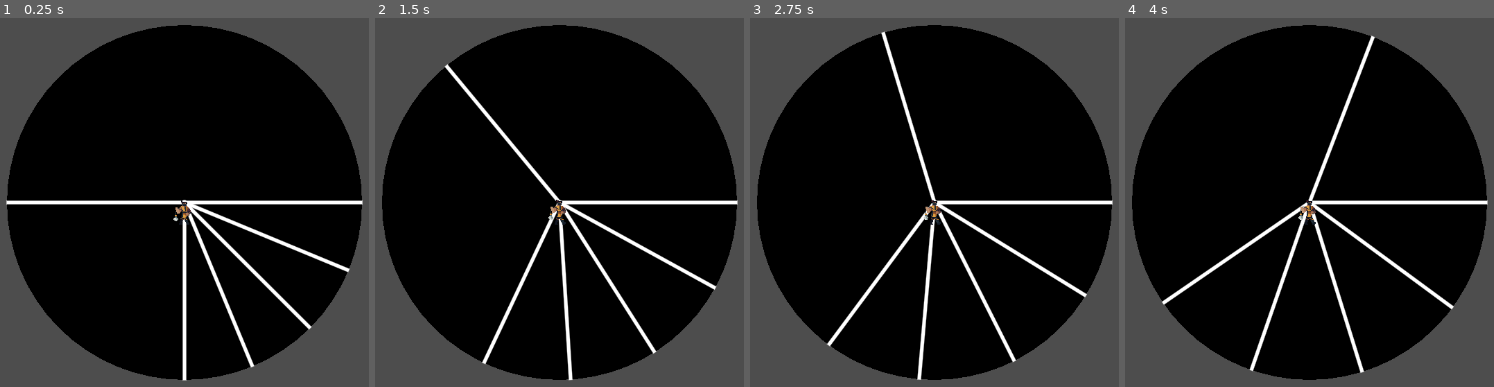
Above: before the commit, frames 1-4 (left to right).
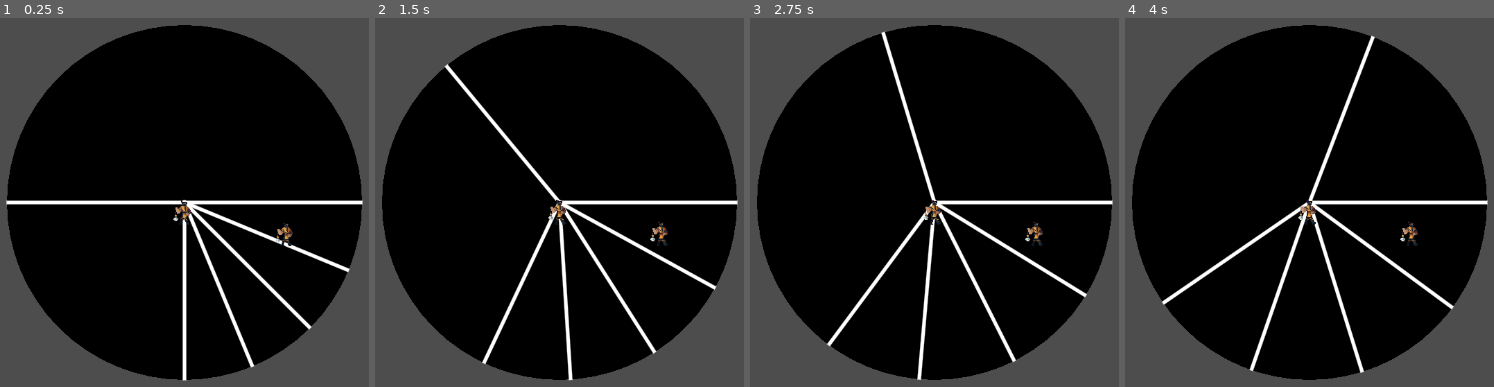
Above: after the commit, the same moments.

Repository: damon3169/WheelsWill
Game: Godot game, scene res://Scenes/MainScene.tscn
Two runs of this game, one before a commit and one after it. Both use one fixed random seed, a clock stepped at 60 frames per second and the inputs below.
Inputs:
- Up to frame 1 (0.25 s): no input
- Up to frame 2 (1.5 s): tap Enter at 0.5 s; hold Right (move_right, bound only after the commit) 0.53-1.28 s; hold A (addTest) 0.53-1.28 s; tap Space at 1.25 s; hold Down (move_down, bound only after the commit) from 1.28 s (still down); tap A (addTest) at 1.35 s
- Up to frame 3 (2.75 s): tap Enter at 2 s; release Down (move_down, bound only after the commit) at 2.03 s; hold Right (move_right, bound only after the commit) from 2.03 s (still down); hold A (addTest) from 2.03 s (still down)
- Up to frame 4 (4 s): tap Space at 2.75 s; release Right (move_right, bound only after the commit) at 2.78 s; release A (addTest) at 2.78 s; hold Up (move_up, bound only after the commit) 2.78-3.53 s; tap A (addTest) at 2.85 s; tap Enter at 3.5 s; hold Left (move_left, bound only after the commit) from 3.53 s (still down); hold A (addTest) from 3.53 s (still down)

The runs differ from the first frame. In frame 1, 0.2% of the frame differs, in the area x 74-80%, y 55-62%; in frame 2, 0.2%; in frame 3, 0.2%; in frame 4, 0.2%.

Commit message:
2 player coop

Diff:
--- a/wheels-will/Scenes/MainScene.tscn
+++ b/wheels-will/Scenes/MainScene.tscn
@@ -10,4 +10,8 @@
 
 [node name="Player" parent="." unique_id=1950543396 instance=ExtResource("2_tr2i4")]
 
+[node name="Player2" parent="." unique_id=630362392 instance=ExtResource("2_tr2i4")]
+position = Vector2(147, 31)
+player_index = 1
+
 [node name="Camera2D" type="Camera2D" parent="." unique_id=822558824]
--- a/wheels-will/Scenes/player.tscn
+++ b/wheels-will/Scenes/player.tscn
@@ -121,7 +121,7 @@
 sprite_frames = SubResource("SpriteFrames_7dp3o")
 animation = &"Walking"
 autoplay = "Idle"
-frame_progress = 0.3389658
+frame_progress = 0.24258442
 
 [node name="CollisionShape2D" type="CollisionShape2D" parent="." unique_id=1663686894]
 position = Vector2(0, 15)
--- a/wheels-will/Scenes/player_movement.gd
+++ b/wheels-will/Scenes/player_movement.gd
@@ -1,12 +1,17 @@
 extends CharacterBody2D
 
-
+@export var player_index = 0;
 @export var movement_speed : float = 500
 var character_direction : Vector2
 
 func _physics_process(delta: float):
-	character_direction.x = Input.get_axis("move_left", "move_right")
-	character_direction.y = Input.get_axis("move_up", "move_down")
+	character_direction.x = Input.get_joy_axis(player_index, JOY_AXIS_LEFT_X)
+	if character_direction.x < 0.2 && character_direction.x > -0.2:
+		character_direction.x = 0
+	character_direction.y = Input.get_joy_axis(player_index, JOY_AXIS_LEFT_Y)
+	if character_direction.y < 0.2 && character_direction.y > -0.2:
+		character_direction.y = 0
+	character_direction = character_direction.normalized()
 
 	#flip
 	if character_direction.x > 0: %sprite.flip_h = false
--- a/wheels-will/project.godot
+++ b/wheels-will/project.godot
@@ -25,21 +25,25 @@
 move_up={
 "deadzone": 0.2,
 "events": [Object(InputEventJoypadMotion,"resource_local_to_scene":false,"resource_name":"","device":-1,"axis":1,"axis_value":-1.0,"script":null)
+, Object(InputEventKey,"resource_local_to_scene":false,"resource_name":"","device":0,"window_id":0,"alt_pressed":false,"shift_pressed":false,"ctrl_pressed":false,"meta_pressed":false,"pressed":false,"keycode":4194320,"physical_keycode":0,"key_label":0,"unicode":0,"location":0,"echo":false,"script":null)
 ]
 }
 move_down={
 "deadzone": 0.2,
 "events": [Object(InputEventJoypadMotion,"resource_local_to_scene":false,"resource_name":"","device":-1,"axis":1,"axis_value":1.0,"script":null)
+, Object(InputEventKey,"resource_local_to_scene":false,"resource_name":"","device":0,"window_id":0,"alt_pressed":false,"shift_pressed":false,"ctrl_pressed":false,"meta_pressed":false,"pressed":false,"keycode":4194322,"physical_keycode":0,"key_label":0,"unicode":0,"location":0,"echo":false,"script":null)
 ]
 }
 move_left={
 "deadzone": 0.2,
 "events": [Object(InputEventJoypadMotion,"resource_local_to_scene":false,"resource_name":"","device":-1,"axis":0,"axis_value":-1.0,"script":null)
+, Object(InputEventKey,"resource_local_to_scene":false,"resource_name":"","device":0,"window_id":0,"alt_pressed":false,"shift_pressed":false,"ctrl_pressed":false,"meta_pressed":false,"pressed":false,"keycode":4194319,"physical_keycode":0,"key_label":0,"unicode":0,"location":0,"echo":false,"script":null)
 ]
 }
 move_right={
 "deadzone": 0.2,
 "events": [Object(InputEventJoypadMotion,"resource_local_to_scene":false,"resource_name":"","device":-1,"axis":0,"axis_value":1.0,"script":null)
+, Object(InputEventKey,"resource_local_to_scene":false,"resource_name":"","device":0,"window_id":0,"alt_pressed":false,"shift_pressed":false,"ctrl_pressed":false,"meta_pressed":false,"pressed":false,"keycode":4194321,"physical_keycode":0,"key_label":0,"unicode":0,"location":0,"echo":false,"script":null)
 ]
 }
 
